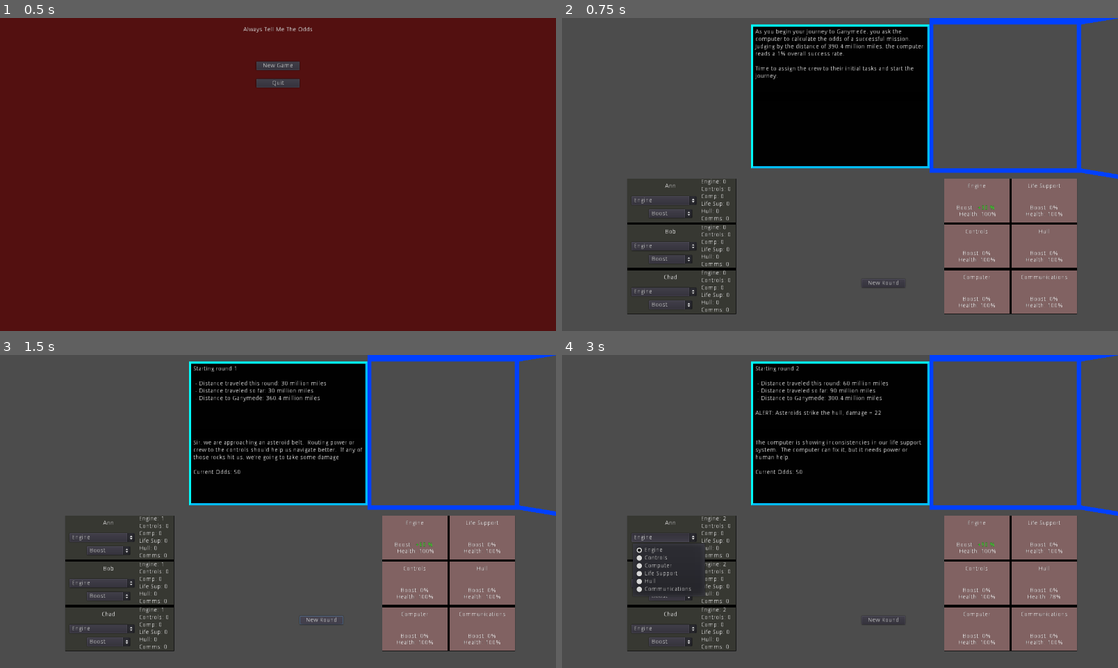
Above: before the commit, frames 1-4 (two rows, left to right).
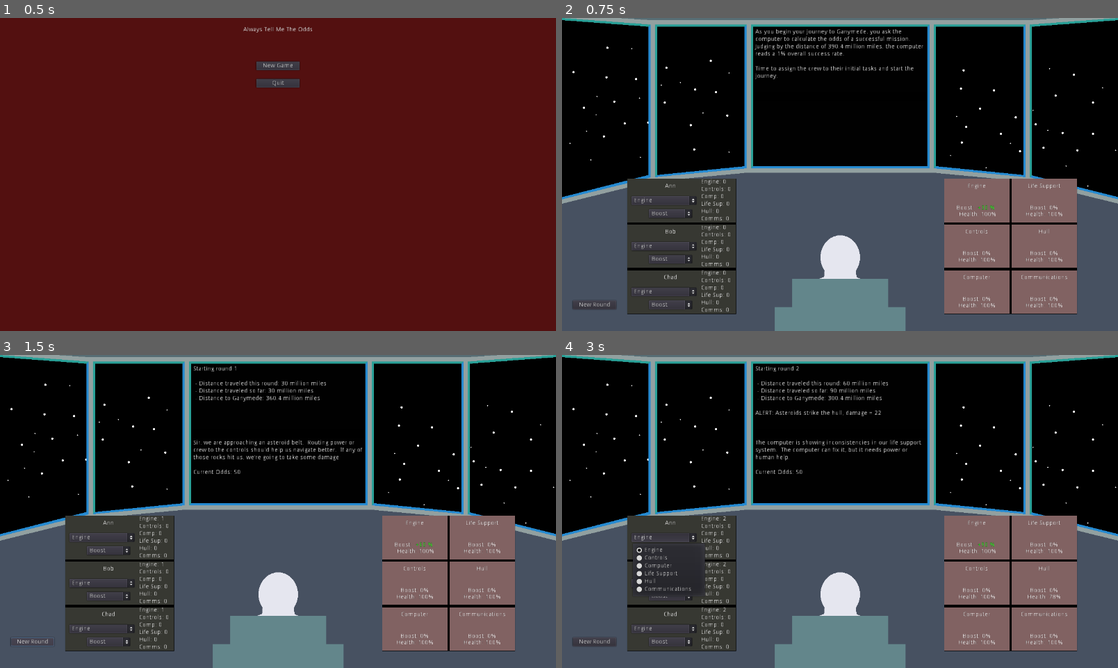
Above: after the commit, the same moments.

Repository: cparlette/alwaystellmetheodds
Game: Godot game, scene res://MainMenu.tscn
Two runs of this game, one before a commit and one after it. Both use one fixed random seed, a clock stepped at 60 frames per second and the inputs below.
Inputs:
- Up to frame 1 (0.5 s): no input
- Up to frame 2 (0.75 s): click "New Game" at 0.5 s
- Up to frame 3 (1.5 s): click "New Round" at 1.25 s
- Up to frame 4 (3 s): click "New Round" at 2 s; click "Engine" at 2.75 s

Frame 1 is identical in both runs. In frame 2, 42% of the frame differs, in the area x 0-100%, y 0-100%; in frame 3, 42%; in frame 4, 42%.

Commit message:
UI pieces in place with space layer

Diff:
--- a/Game.tscn
+++ b/Game.tscn
@@ -1,15 +1,20 @@
-[gd_scene load_steps=5 format=2]
+[gd_scene load_steps=6 format=2]
 
 [ext_resource path="res://Game.gd" type="Script" id=1]
 [ext_resource path="res://Module.tscn" type="PackedScene" id=2]
-[ext_resource path="res://graphics/background-v2.png" type="Texture" id=3]
+[ext_resource path="res://graphics/space-v1.png" type="Texture" id=3]
 [ext_resource path="res://Crew.tscn" type="PackedScene" id=4]
+[ext_resource path="res://graphics/background-v4.png" type="Texture" id=5]
 
 [node name="Game" type="Node2D"]
 script = ExtResource( 1 )
 
+[node name="Space" type="Sprite" parent="."]
+texture = ExtResource( 3 )
+centered = false
+
 [node name="Background" type="Sprite" parent="."]
-texture = ExtResource( 3 )
+texture = ExtResource( 5 )
 centered = false
 
 [node name="Modules" type="Control" parent="."]
@@ -78,10 +83,10 @@
 crewNameInput = 2
 
 [node name="NewRoundButton" type="Button" parent="."]
-margin_left = 690.0
-margin_top = 600.0
-margin_right = 790.0
-margin_bottom = 620.0
+margin_left = 25.0
+margin_top = 650.0
+margin_right = 125.0
+margin_bottom = 670.0
 text = "New Round"
 __meta__ = {
 "_edit_use_anchors_": false
Binary file changed: graphics/background-v2.png
Binary file added: graphics/background-v3.png
Not shown, added: graphics/background-v3.png.import
Binary file added: graphics/background-v4.png
Not shown, added: graphics/background-v4.png.import
Binary file added: graphics/space-v1.png
Not shown, added: graphics/space-v1.png.import
